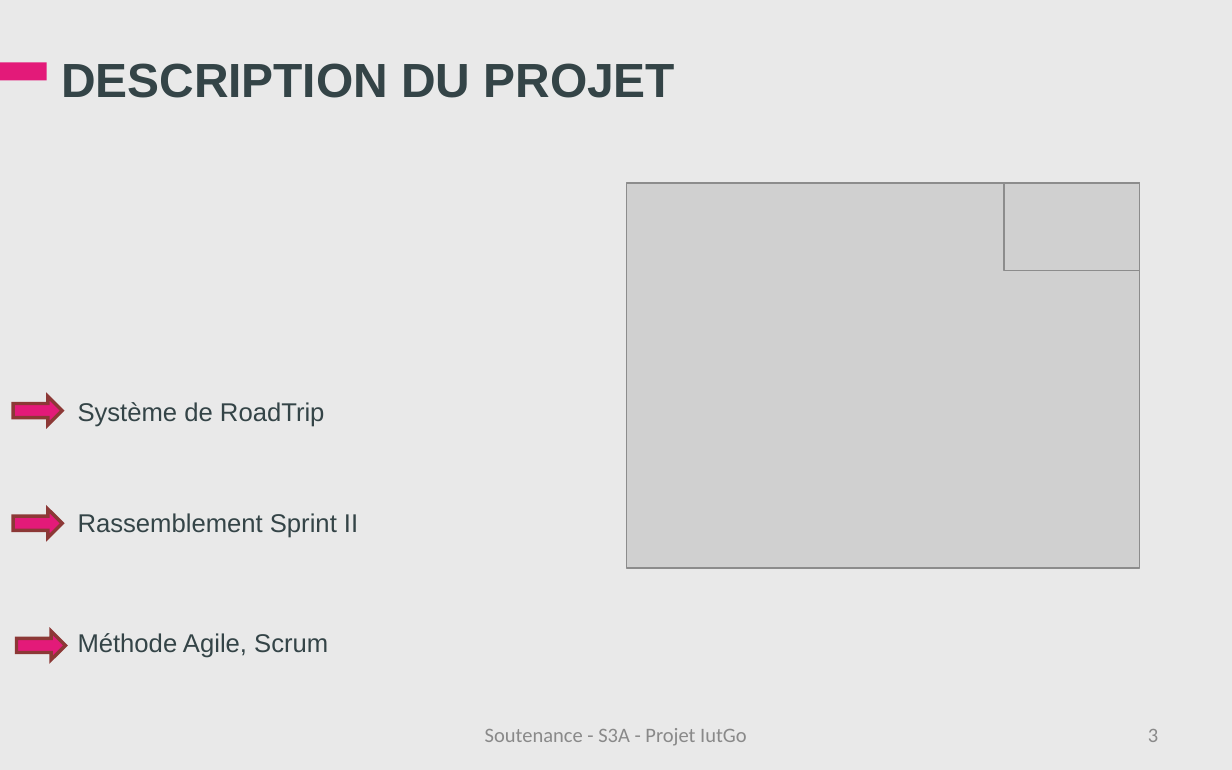
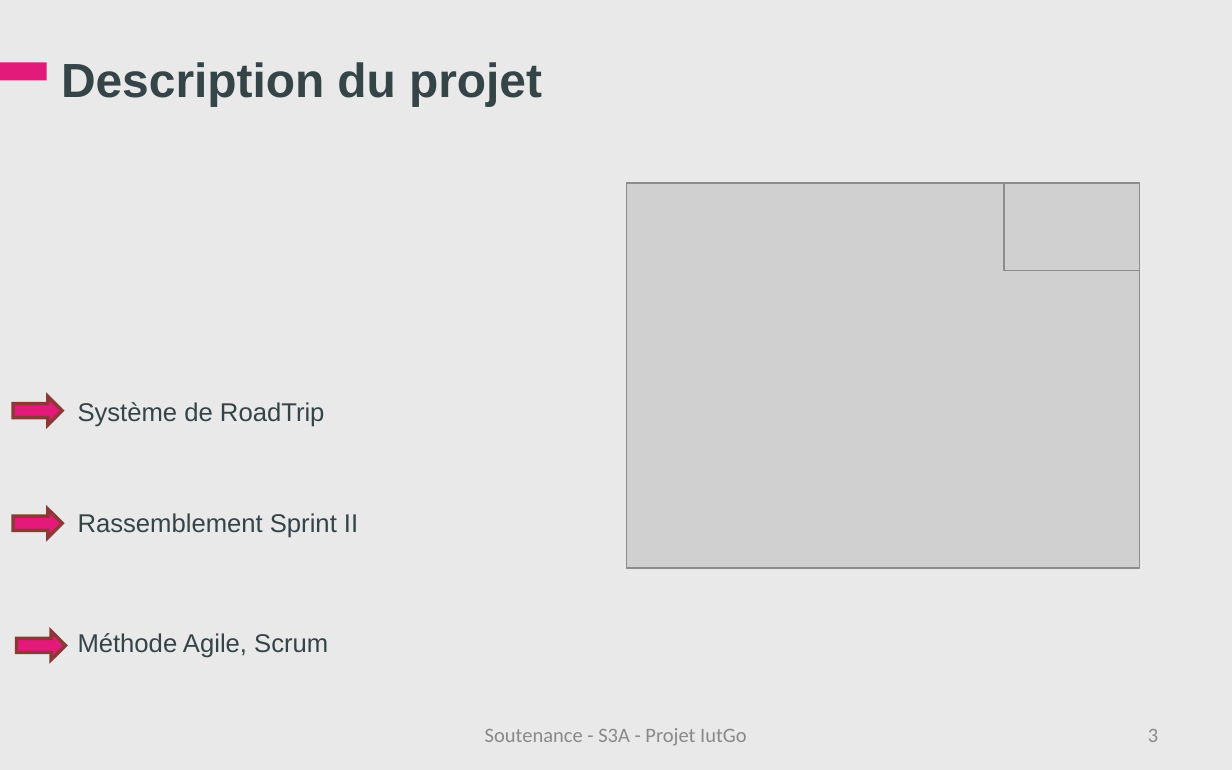
Before and after one commit to iuts3a/IUTGo, a slide deck: slide 3 of Soutenance/Soutenance-IutGo.ppt. Drawn at 1232x770 pixels with LibreOffice and Linux fonts; fonts in the diff are those of the drawing; grey boxes stand for pictures; background and template pictures are left out. Boxes give left, top, right and bottom in pixels: in the first picture for what was removed or moved away, otherwise in the second. Text is boxed around its words. In the diff, an @@ line names an element or a change of style, - is before the commit and + after.

```diff
--- a/Soutenance/Soutenance-IutGo.ppt
+++ b/Soutenance/Soutenance-IutGo.ppt
@@ title at [61,62,542,107]: text changed @@
-DESCRIPTION DU PROJET
+Description du projet
```
Also in this commit, not shown: 9 other slides changed.
